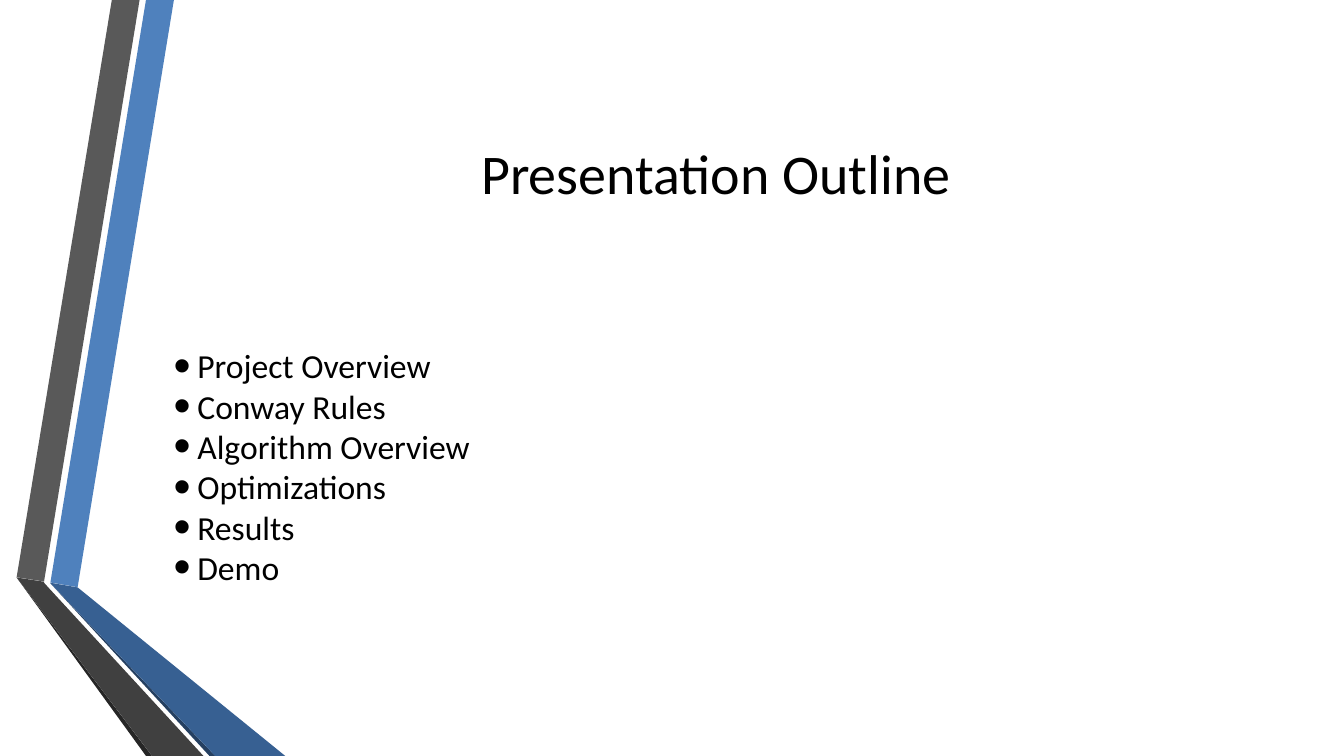
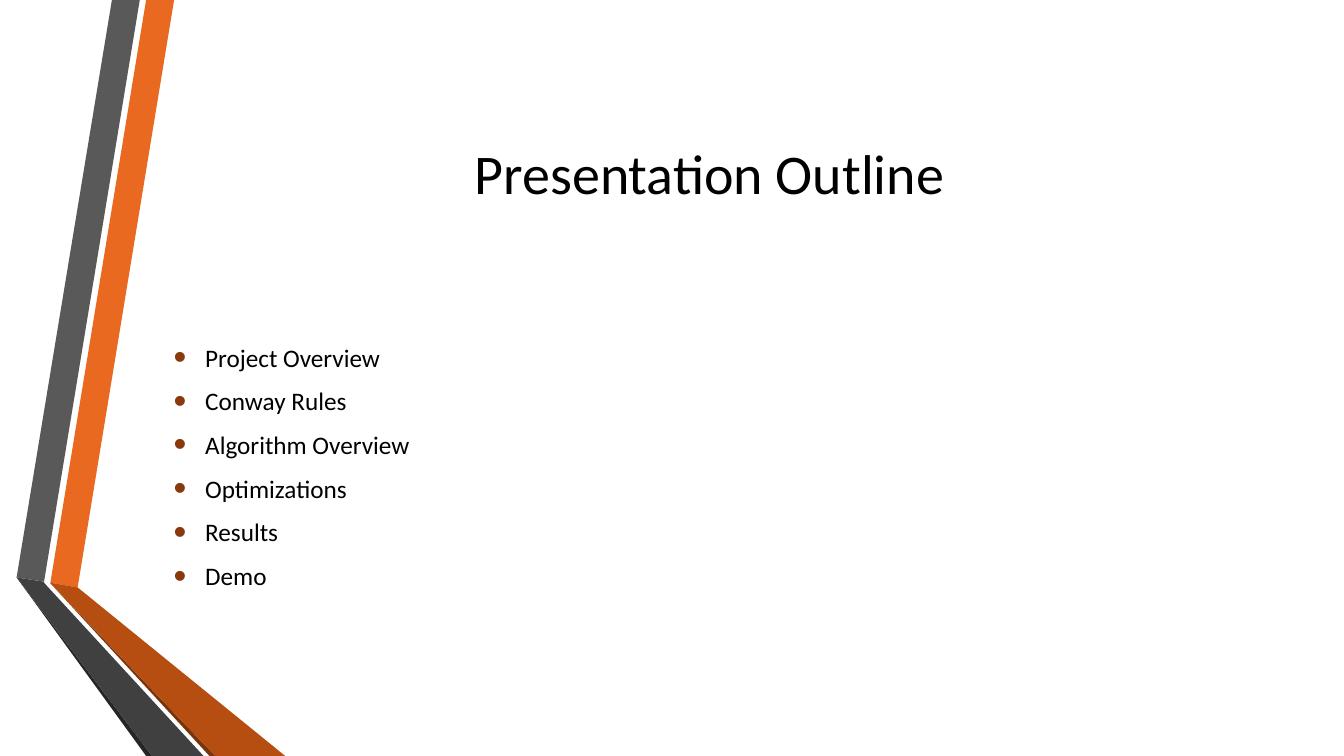
Before and after one commit to eweill/ConwayGameOfLife, a slide deck: slide 2 of presentation/ConwayGameOfLife.pptx. Drawn at 1344x756 pixels with LibreOffice and Linux fonts; fonts in the diff are those of the drawing; background and template pictures are left out. Boxes give left, top, right and bottom in pixels: in the first picture for what was removed or moved away, otherwise in the second. Text is boxed around its words. In the diff, an @@ line names an element or a change of style, - is before the commit and + after.

```diff
--- a/presentation/ConwayGameOfLife.pptx
+++ b/presentation/ConwayGameOfLife.pptx
@@ freeform shape at <box>50,0,174,588</box>: fill #4F81BD to #EA6920; outline redrawn @@
@@ title "Presentation Outline": place and size @@
-title "Presentation Outline" at <box>481,155,950,195</box>
+title "Presentation Outline" at <box>475,155,944,195</box>
@@ text "Project Overview" at <box>205,349,409,585</box>: size 24 to 18 pt; indent changed; more space between paragraphs @@
@@ outline redrawn in 3 elements at <box>16,0,139,582</box>, <box>16,578,151,756</box>, <box>16,578,203,756</box> @@
@@ freeform shape at <box>50,584,216,756</box>: fill #254061 to #7A330B; outline redrawn @@
@@ freeform shape at <box>50,583,285,756</box>: fill #376092 to #B64D11; outline redrawn @@
```
Also in this commit, not shown: 8 other slides changed, 14 other files.
